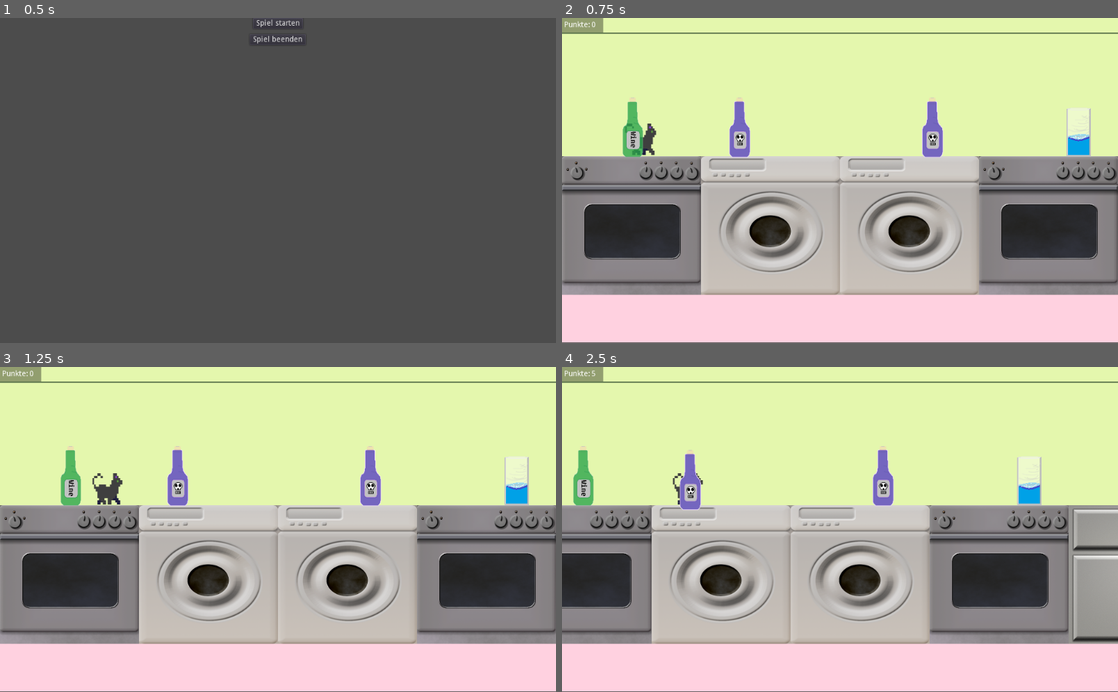
Above: before the commit, frames 1-4 (two rows, left to right).
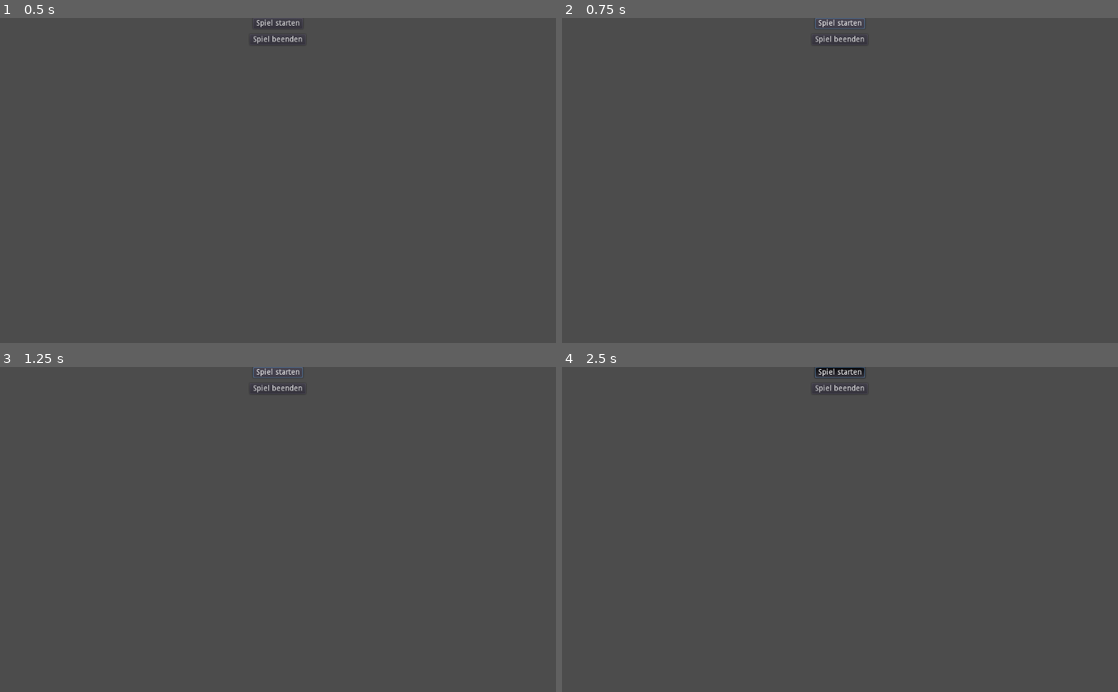
Above: after the commit, the same moments.

Repository: winnerbyhabit/bifigamejam18
Game: Godot game, scene res://Menu.tscn
Two runs of this game, one before a commit and one after it. Both use one fixed random seed, a clock stepped at 60 frames per second and the inputs below.
Inputs (mouse positions are in pixels of both pictures, inside the frame that each line leads up to):
- Up to frame 1 (0.5 s): no input
- Up to frame 2 (0.75 s): click "Spiel starten" at 0.5 s
- Up to frame 3 (1.25 s): no input
- Up to frame 4 (2.5 s): click (840, 373) at 1.25 s, where only the run after the commit has a clickable "Spiel starten"; hold Right (player_right) from 2.03 s (still down); hold Space (player_hit) from 2.03 s (still down)

Frame 1 is identical in both runs. In frame 2, 98% of the frame differs, in the area x 0-100%, y 0-100%; in frame 3, 98%; in frame 4, 98%.

Commit message:
standart scene geändert

Diff:
--- a/Menu.gd
+++ b/Menu.gd
@@ -16,7 +16,7 @@
 
 func _on_Button_pressed():
 	print("Hello")
-	get_tree().change_scene("res://Level.tscn")
+	get_tree().change_scene("res://Game.tscn")
 	# http://docs.godotengine.org/en/latest/getting_started/step_by_step/scene_tree.html#changing-current-scene
 	# TODO background loading
 	# http://docs.godotengine.org/en/latest/tutorials/io/background_loading.html
--- a/Menu.tscn
+++ b/Menu.tscn
@@ -14,7 +14,6 @@
 margin_right = 46.0
 margin_bottom = 20.0
 rect_pivot_offset = Vector2( 0, 0 )
-rect_clip_content = false
 focus_mode = 2
 mouse_filter = 0
 mouse_default_cursor_shape = 0
@@ -41,7 +40,6 @@
 margin_right = 51.0
 margin_bottom = 50.0
 rect_pivot_offset = Vector2( 0, 0 )
-rect_clip_content = false
 focus_mode = 2
 mouse_filter = 0
 mouse_default_cursor_shape = 0
